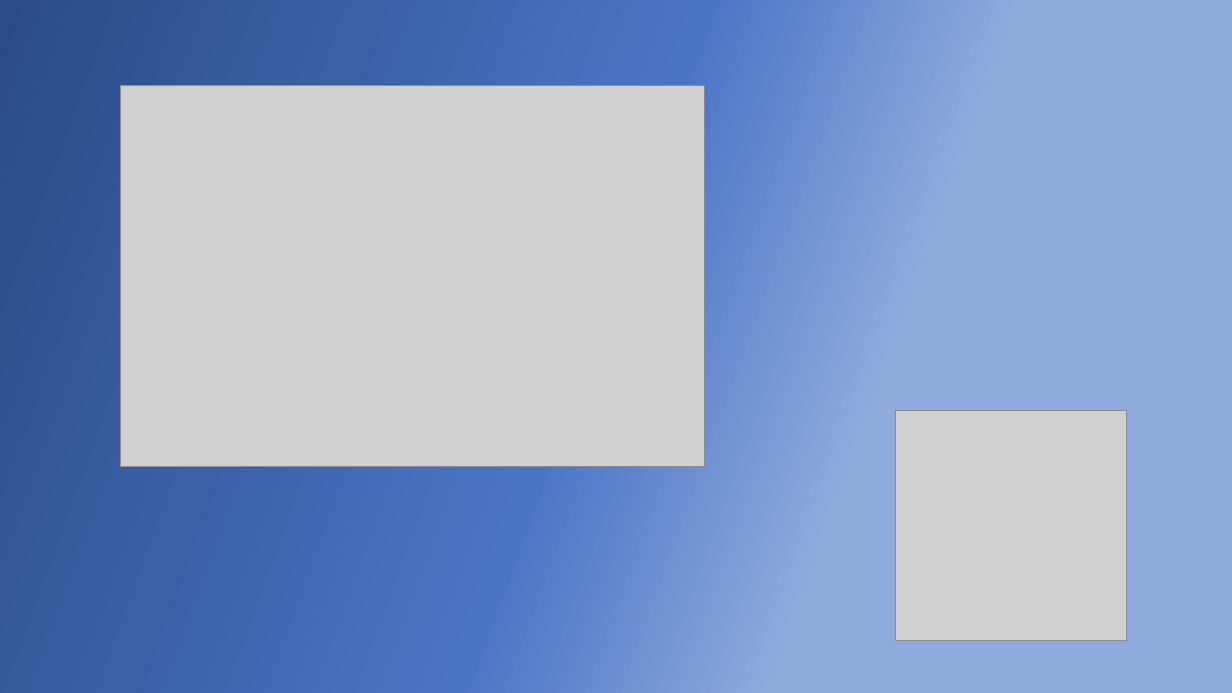
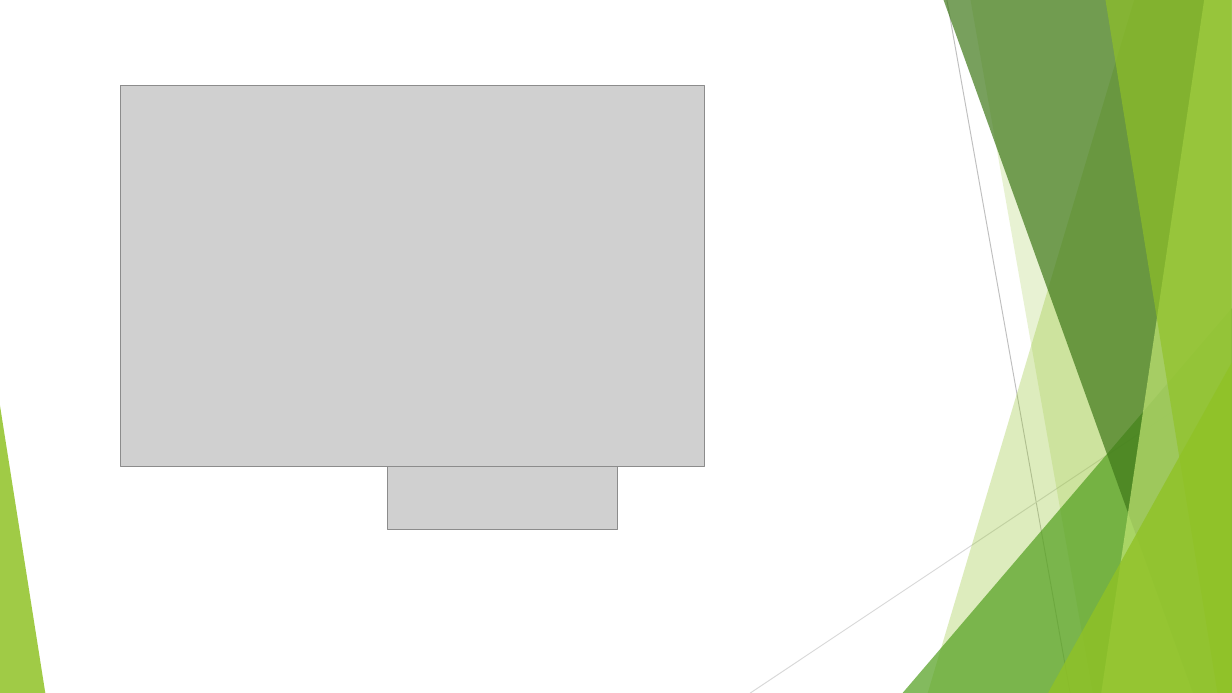
Before and after one commit to sonamgupta1105/Tesla_Analytics, a slide deck: slide 16 of finalPptTesla.pptx (slide 13 before the commit). Drawn at 1232x693 pixels with LibreOffice and Linux fonts; fonts in the diff are those of the drawing; grey boxes stand for pictures. Boxes give left, top, right and bottom in pixels: in the first picture for what was removed or moved away, otherwise in the second. Text is boxed around its words. In the diff, an @@ line names an element or a change of style, - is before the commit and + after.

```diff
--- a/finalPptTesla.pptx
+++ b/finalPptTesla.pptx
@@ background gradient #2A4B86 to #3A61A6 to #4A76C6 to #8FAADC to #FFFFFF @@
@@ picture: place and size @@
-picture at [896, 410, 1126, 640]
+picture at [388, 299, 618, 530]
@@ group added at [0, 0, 1232, 693]: 5 freeform shapes, 3 triangles, 2 lines @@
```
Also in this commit, not shown: 10 other slides changed, 5 slides added, 2 slides removed.
